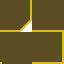
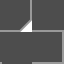
The second 64 x 64 image is a revision of the first. Changes to its layers:
removed layer "Layer 2" over [0, 0, 64, 64]
painted on "Shape 9" over [19, 19, 32, 32]
painted on "Shape 2 copy 2" over [32, 62, 64, 64]
painted on "Rectangle 8" over [62, 32, 64, 64]
painted on "Shape 2 copy" over [32, 30, 64, 32]
painted on "Shape 2" over [0, 30, 20, 32]
painted on "Shape 1" over [30, 0, 32, 20]
painted on "Rectangle 4" over [0, 32, 32, 64]
painted on "Rectangle 3" over [32, 32, 64, 62]
painted on "Rectangle 2" over [32, 0, 64, 30]
painted on "Rectangle 6" over [0, 0, 31, 31]
